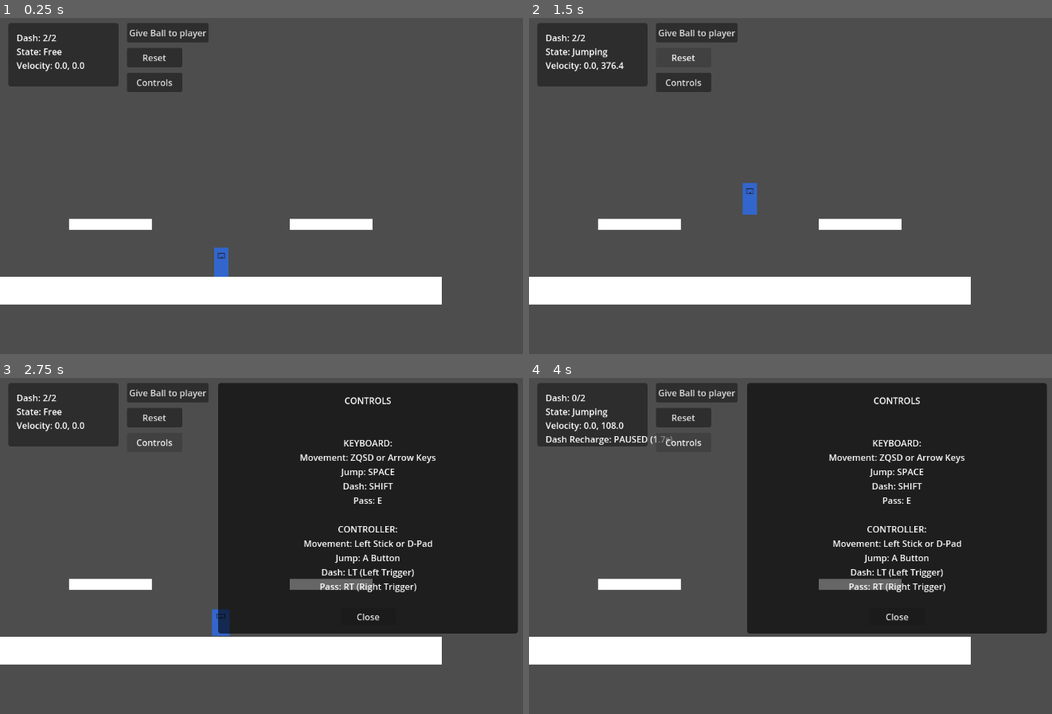
Above: before the commit, frames 1-4 (two rows, left to right).
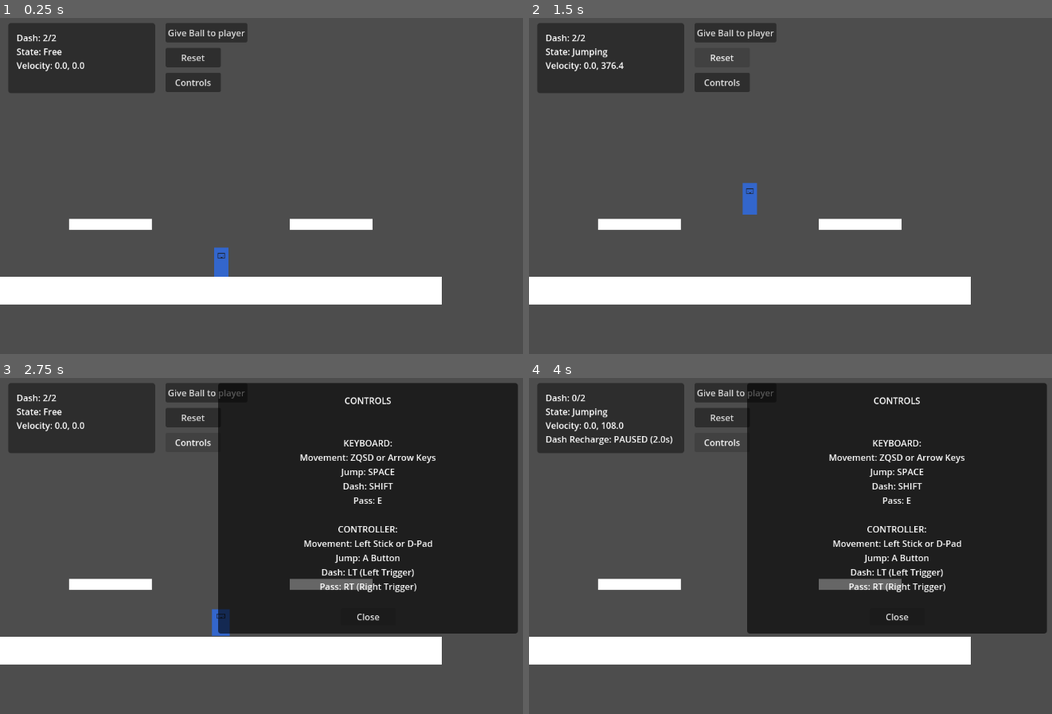
Above: after the commit, the same moments.

Repository: SinelVinesh/pixel-dunk
Game: Godot game, scene res://scenes/test/PlayerTest.tscn
The game is run twice, just before and just after one commit, with the same random seed, the same clock (stepped at 60 frames per second) and the same inputs.
Inputs:
- Up to frame 1 (0.25 s): no input
- Up to frame 2 (1.5 s): click "Give Ball to player" at 0.5 s; click "Reset" at 1.25 s
- Up to frame 3 (2.75 s): click "Controls" at 2 s
- Up to frame 4 (4 s): tap Enter at 2.75 s; hold D (move_right) 2.78-3.53 s; tap Shift (dash) at 2.85, 3.6 s; tap Space (jump) at 3.02, 3.77 s; hold S (move_down) from 3.53 s (still down)

The runs differ from the first frame. In frame 1, 2.6% of the frame differs, in the area x 1-48%, y 1-23%; in frame 2, 2.2%; in frame 3, 1.9%; in frame 4, 2.0%.

Commit message:
✨ PXD-44 - Dash recharge

Diff:
--- a/entities/player/Player.gd
+++ b/entities/player/Player.gd
@@ -43,8 +43,8 @@
 @export var max_dash_count: int = 2
 ## Time in seconds to recharge one dash
 @export var dash_recharge_time: float = 2.0
-## Only recharge dashes when player is on the ground
-@export var recharge_only_on_ground: bool = true
+## Pause dash recharge timer when player is in the air
+@export var pause_recharge_in_air: bool = true
 ## Pause the dash recharge timer when dashing
 @export var pause_recharge_when_dashing: bool = true
 ## Reset the dash recharge timer after a dash is used
@@ -381,13 +381,12 @@
 	in_dash = true  # Flag as currently dashing
 	current_state = PlayerState.DASHING  # Change to dashing state
 
-	# Start recharging if this is the first dash used
-	if dash_count == max_dash_count - 1:
-		if reset_timer_after_dash:
-			# Reset the timer to full duration
-			dash_cooldown_timer.stop()
-
-		# Start the timer (will be managed by manage_dash_cooldown)
+	# Reset and start the dash cooldown timer
+	if dash_count == max_dash_count - 1 or reset_timer_after_dash:
+		# Reset the timer completely by stopping it
+		dash_cooldown_timer.stop()
+		# Start a new timer cycle
+		dash_cooldown_timer.wait_time = dash_recharge_time
 		dash_cooldown_timer.start()
 
 	# Visual and audio feedback
@@ -475,15 +474,12 @@
 func manage_dash_cooldown() -> void:
 	# Determine if we should pause the timer based on configuration
 	var should_pause = false
-
-	# Check if we should pause while in the air (based on ground-only setting)
-	if recharge_only_on_ground and !on_ground:
+	# Check if we should pause while in the air
+	if pause_recharge_in_air and !on_ground:
 		should_pause = true
-
 	# Check if we should pause during dashing
 	if pause_recharge_when_dashing and current_state == PlayerState.DASHING:
 		should_pause = true
-
 	# Check if we should pause while having the ball
 	if has_ball:
 		should_pause = true
@@ -498,8 +494,6 @@
 
 	# Start the timer if it's not running and we need to recharge
 	if dash_count < max_dash_count and !dash_cooldown_timer.is_paused() and !dash_cooldown_timer.time_left > 0:
-		# Only start the timer if we're in a valid state for recharging
-		# We don't need another ground check here since the pause logic already handles it
 		dash_cooldown_timer.start()
 
 # Called when the dash cooldown timer completes
--- a/scenes/test/PlayerTest.tscn
+++ b/scenes/test/PlayerTest.tscn
@@ -80,8 +80,8 @@
 [node name="Panel" type="Panel" parent="UI"]
 offset_left = 15.0
 offset_top = 15.0
-offset_right = 215.0
-offset_bottom = 130.0
+offset_right = 281.0
+offset_bottom = 142.0
 theme_override_styles/panel = SubResource("StyleBoxFlat_63b52")
 
 [node name="DashCounterLabel" type="Label" parent="UI"]
@@ -113,23 +113,23 @@
 text = "Dash Recharge:"
 
 [node name="GiveBallButton" type="Button" parent="UI" groups=["buttons"]]
-offset_left = 230.0
+offset_left = 300.0
 offset_top = 15.0
-offset_right = 330.0
+offset_right = 448.0
 offset_bottom = 50.0
 text = "Give Ball to player"
 
 [node name="ResetButton" type="Button" parent="UI" groups=["buttons"]]
-offset_left = 230.0
+offset_left = 300.0
 offset_top = 60.0
-offset_right = 330.0
+offset_right = 400.0
 offset_bottom = 95.0
 text = "Reset"
 
 [node name="ControlsButton" type="Button" parent="UI" groups=["buttons"]]
-offset_left = 230.0
+offset_left = 300.0
 offset_top = 105.0
-offset_right = 330.0
+offset_right = 400.0
 offset_bottom = 140.0
 text = "Controls"
 
